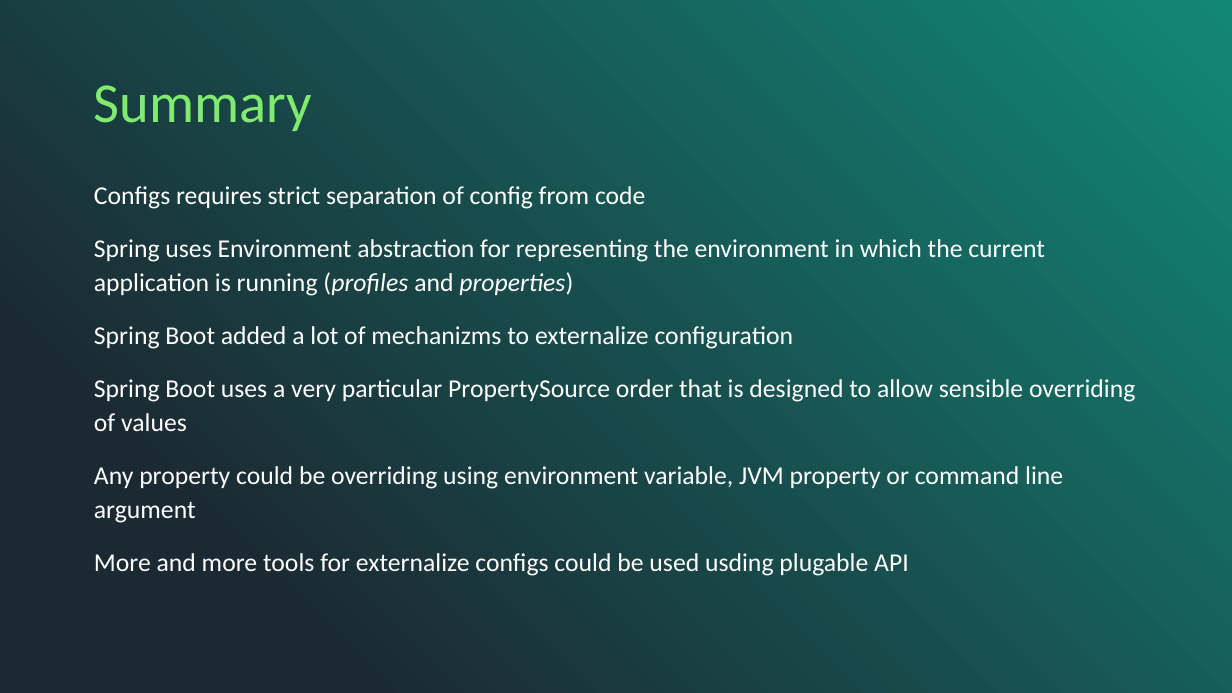
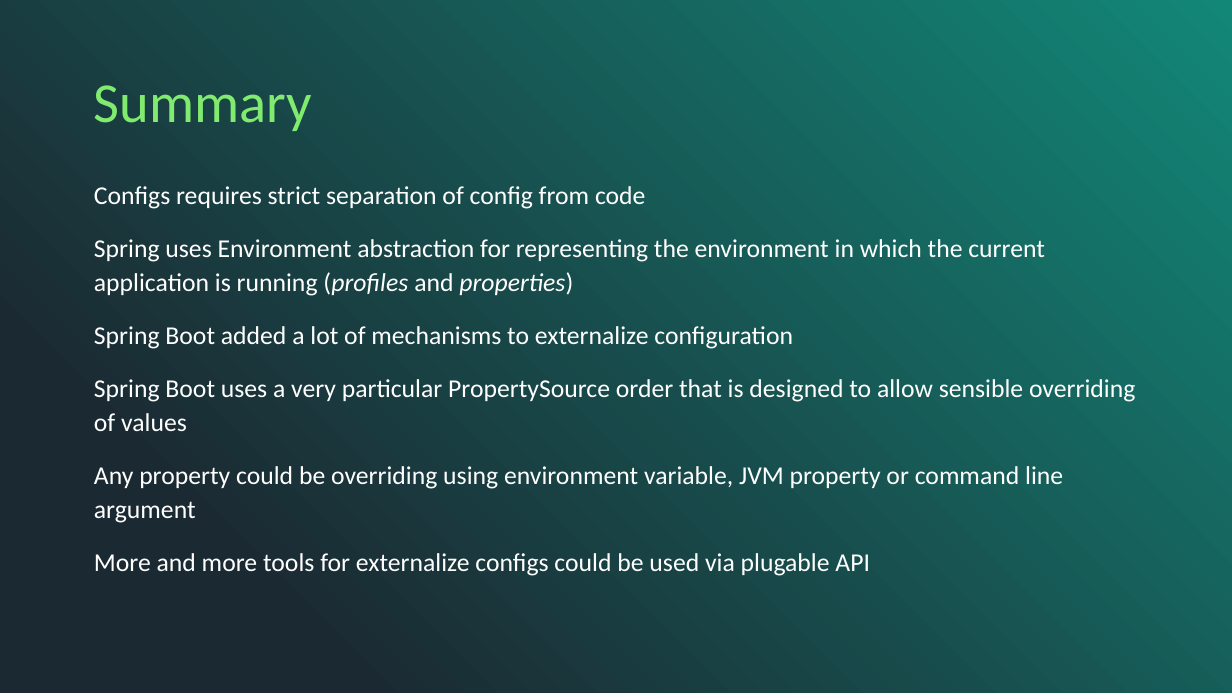
Before and after one commit to averkhoglyad/spring-boot-properties-prototype, a slide deck: slide 19 of spring configs.pptx (slide 16 before the commit). Drawn at 1232x693 pixels with LibreOffice and Linux fonts; fonts in the diff are those of the drawing. Boxes give left, top, right and bottom in pixels: in the first picture for what was removed or moved away, otherwise in the second. Text is boxed around its words. In the diff, an @@ line names an element or a change of style, - is before the commit and + after.

```diff
--- a/spring configs.pptx
+++ b/spring configs.pptx
@@ text at (94,326,793,349): text changed @@
-Spring Boot added a lot of mechanizms to externalize configuration
+Spring Boot added a lot of mechanisms to externalize configuration
@@ text at (94,553,870,576): text changed @@
-More and more tools for externalize configs could be used usding plugable API
+More and more tools for externalize configs could be used via plugable API
```
Also in this commit, not shown: 2 other slides changed, 3 slides added, 1 other file.
